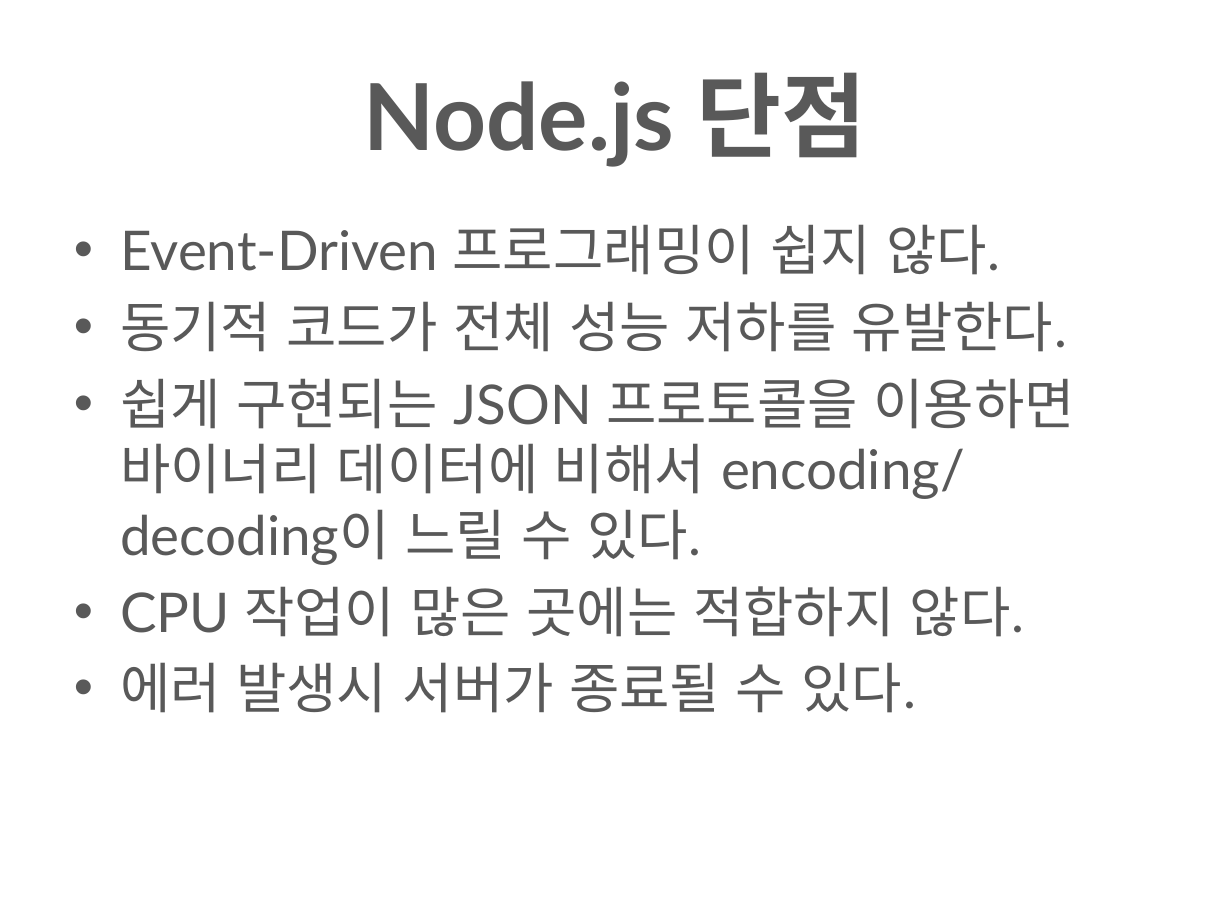
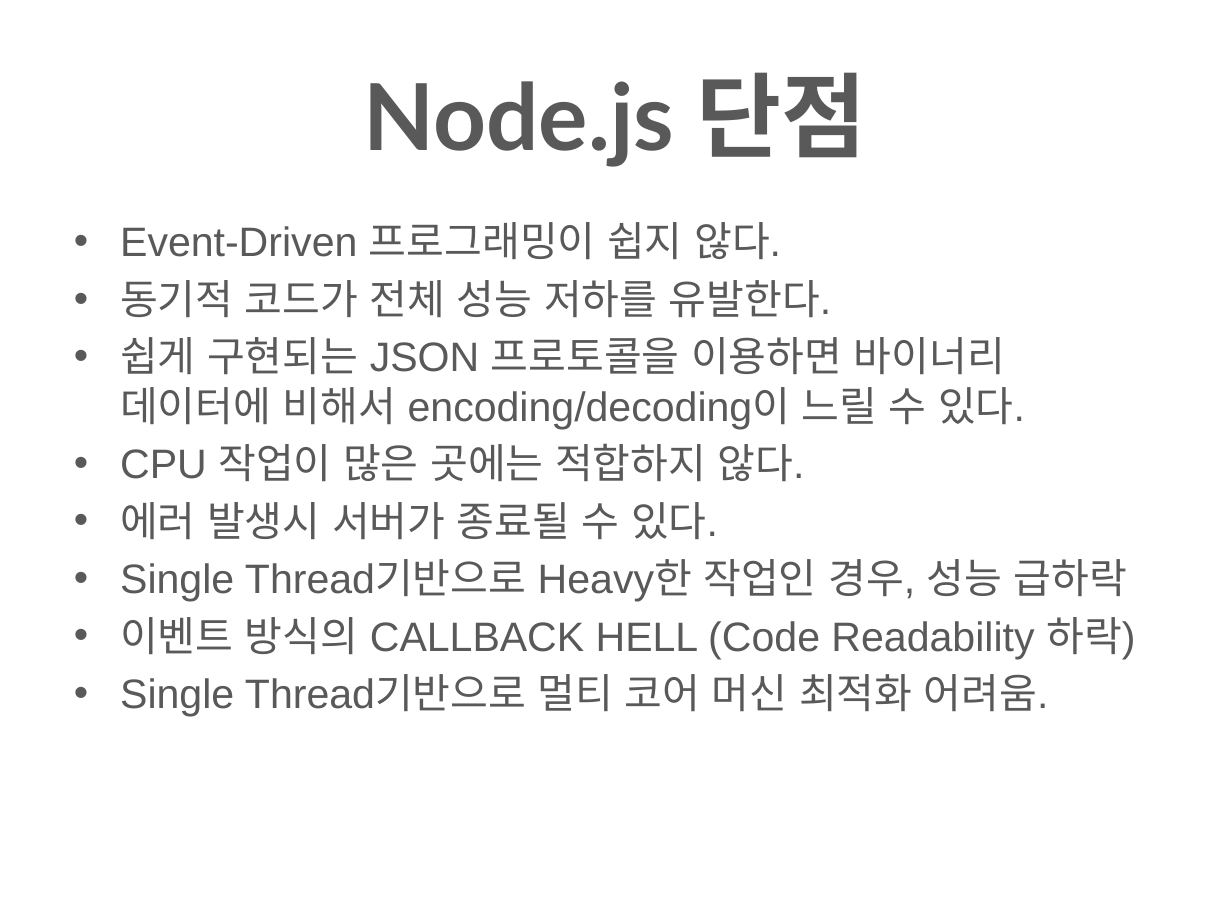
Before and after one commit to sinrim10/NodeStudy, a slide deck: slide 33 of nodestudy-1/Node.pptx (slide 30 before the commit). Drawn at 1232x924 pixels with LibreOffice and Linux fonts; fonts in the diff are those of the drawing; background and template pictures are left out. Boxes give left, top, right and bottom in pixels: in the first picture for what was removed or moved away, otherwise in the second. Text is boxed around its words. In the diff, an @@ line names an element or a change of style, - is before the commit and + after.

```diff
--- a/nodestudy-1/Node.pptx
+++ b/nodestudy-1/Node.pptx
@@ text at [120, 222, 1025, 539]: size 32 to 24 pt, font Lato to Arial in "Event-Driven 프로그래밍이 쉽지 않다.", "동기적 코드가 전체 성능 저하를 유발한다.", "쉽게 구현되는 JSON 프로토콜을 이용하면 바이너리 데이터에 ...", "CPU 작업이 많은 곳에는 적합하지 않다." and 1 more places; less space between paragraphs @@
@@ text at [120, 559, 1135, 716]: paragraphs added @@
+• Single Thread기반으로 Heavy한 작업인 경우, 성능 급하락
+• 이벤트 방식의 CALLBACK HELL (Code Readability 하락)
+• Single Thread기반으로 멀티 코어 머신 최적화 어려움.
```
Also in this commit, not shown: 1 other slide changed, 3 slides added.
